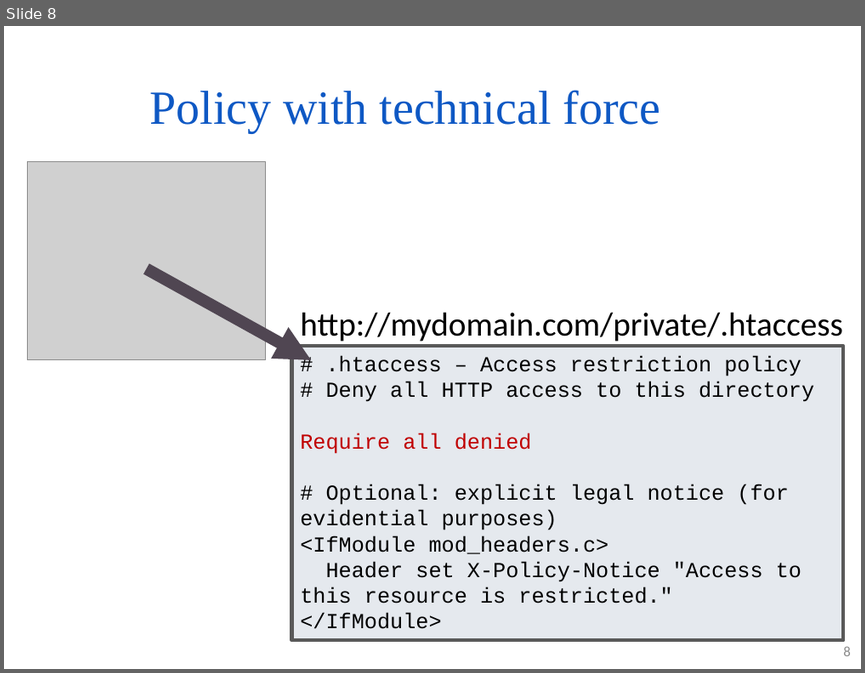
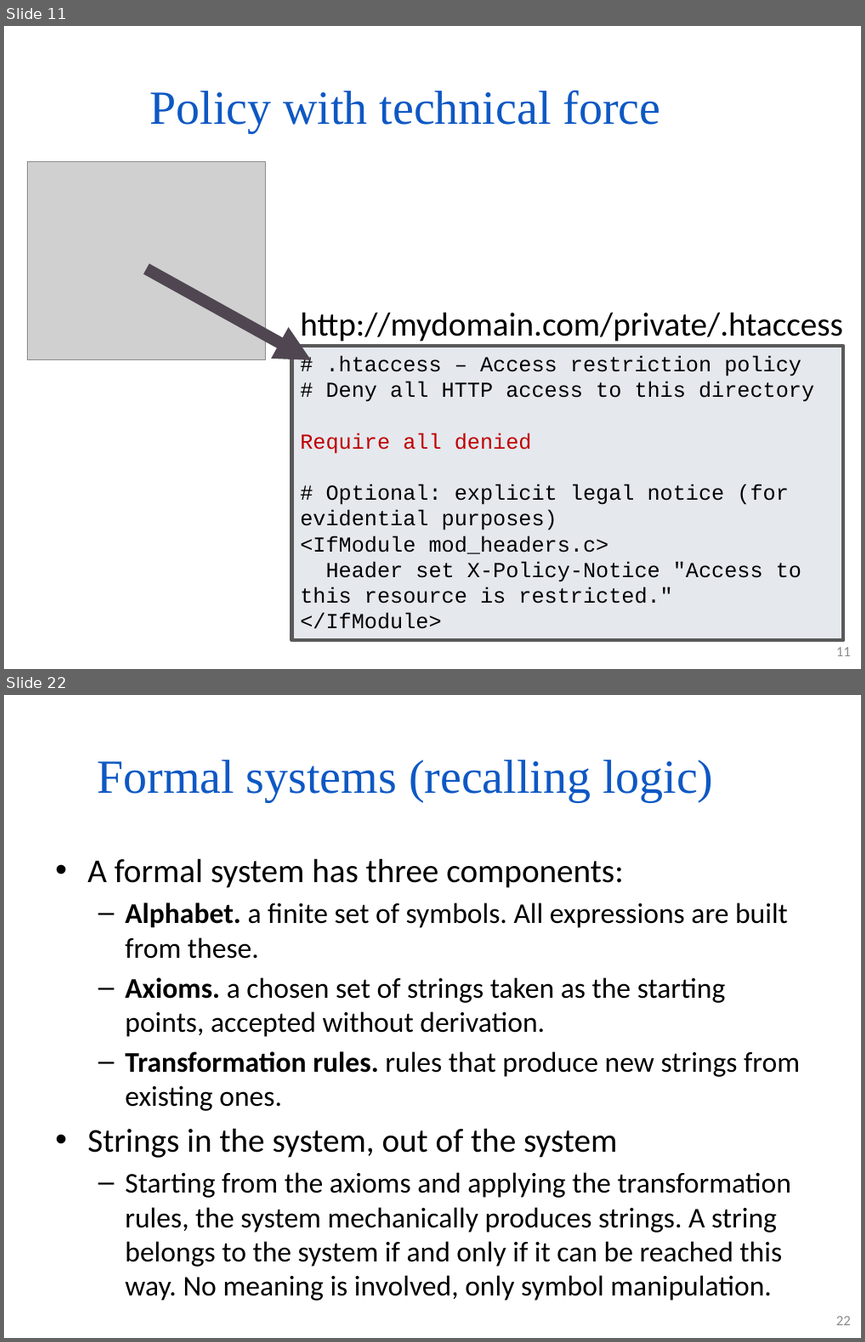
Before and after one commit to PoTr-KNoWS/odrl-tutorial, a slide deck: presentations/2026.05.10 Introduction to policies, policy languages and ODRL (Víctor).pptx. Shown one above the other, each under a label of ours: slide 8 before the commit, slides 11 and 22 after it; the slides between them are not shown. The pictures are 865x673 and 865x1342 pixels, drawn with LibreOffice and Linux fonts; fonts in the diff are those of the drawing; grey boxes stand for pictures; background and template pictures are left out. Boxes give left, top, right and bottom in pixels: in the first picture for what was removed or moved away, otherwise in the second. Text is boxed around its words. In the diff, an @@ line names an element or a change of style, - is before the commit and + after.

```diff
--- a/presentations/2026.05.10 Introduction to policies, policy languages and ODRL (Víctor).pptx
+++ b/presentations/2026.05.10 Introduction to policies, policy languages and ODRL (Víctor).pptx
@@ slide 22 added at [4, 695, 861, 1338], background #FFFFFF @@
@@ title added at [97, 760, 713, 802], 40 pt, text #0E58C4 @@
+Formal systems (recalling logic)
@@ text added at [87, 858, 800, 1266], 24 pt, text #000000 @@
+• A formal system has three components:
+  – Alphabet. a finite set of symbols. All expressions are built from these.
+  – Axioms. a chosen set of strings taken as the starting points, accepted without derivation.
+  – Transformation rules. rules that produce new strings from existing ones.
+• Strings in the system, out of the system
+  – Starting from the axioms and applying the transformation rules, the system mechanically produces strings. A string belongs to the system if and only if it can be reached this way. No meaning is involved, only symbol manipulation.
@@ page number added at [836, 1315, 851, 1325], 12 pt, text #8C8C8C @@
+22
@@ what was slide 8 is now slide 11 @@
@@ page number at [836, 646, 851, 656]: text changed @@
-8
+11
```
Also in this commit, not shown: 16 slides changed, 39 other slides added, 2 slides removed.
